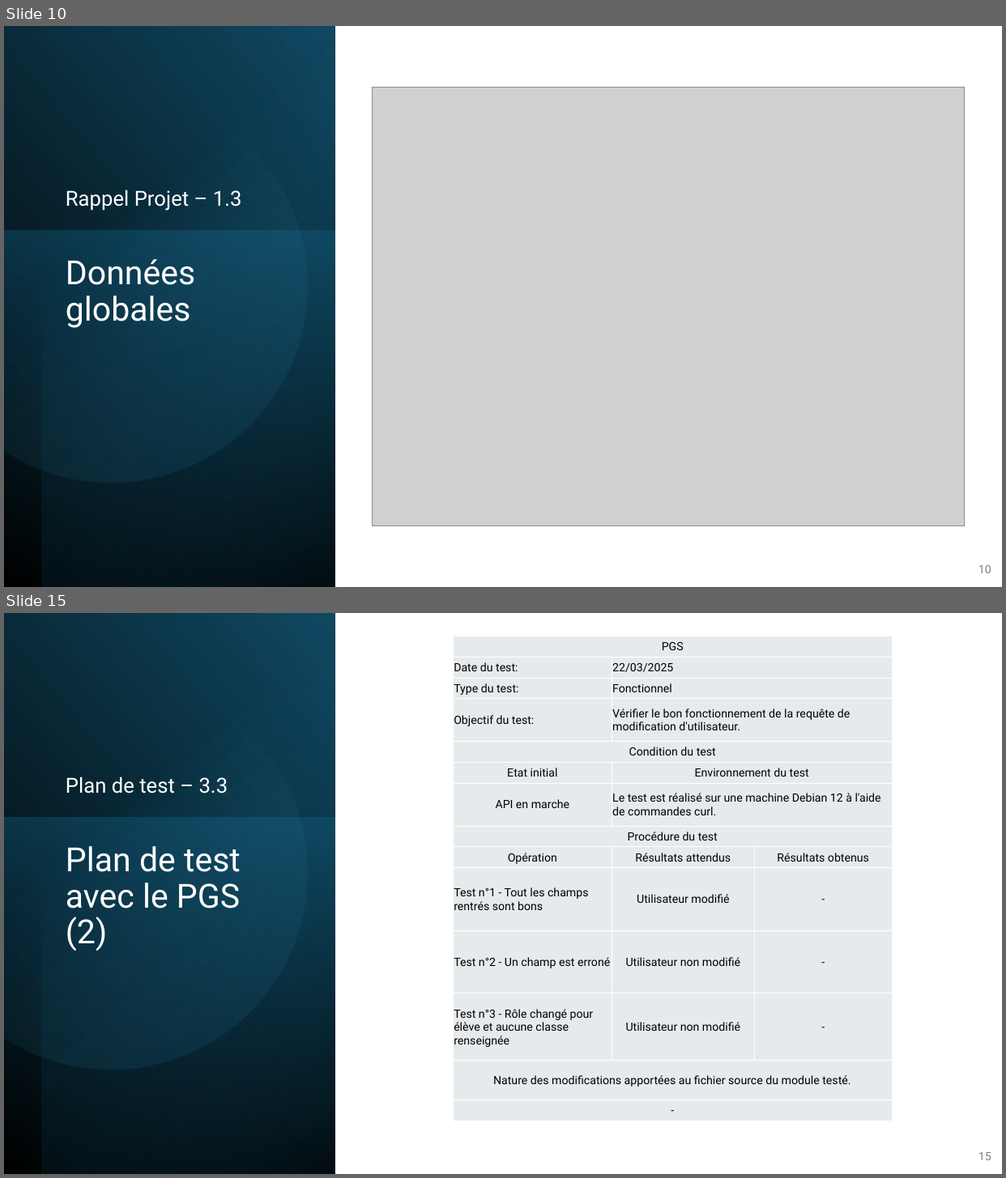
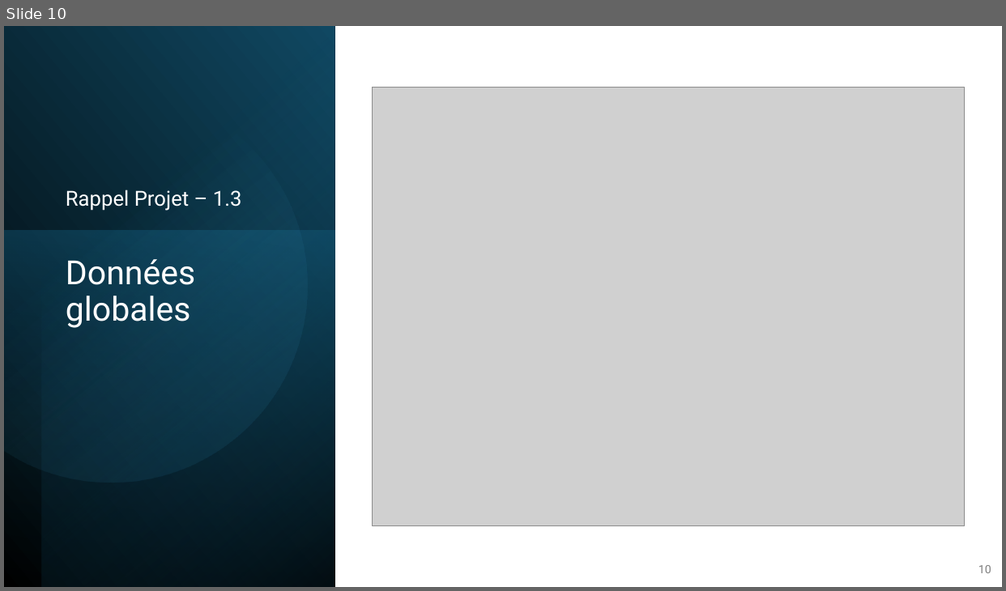
Before and after one commit to RobinMartineau/Acc-s-campus-, a slide deck: BDD/Présentation/BDD.pptx. Shown one above the other, each under a label of ours: slides 10 and 15 before the commit, slide 10 after it; the slides between them are not shown. The pictures are 1006x1178 and 1006x591 pixels, drawn with LibreOffice and Linux fonts; fonts in the diff are those of the drawing; grey boxes stand for pictures. Boxes give left, top, right and bottom in pixels: in the first picture for what was removed or moved away, otherwise in the second. Text is boxed around its words. In the diff, an @@ line names an element or a change of style, - is before the commit and + after.

Commit message:
modif diapo

```diff
--- a/BDD/Présentation/BDD.pptx
+++ b/BDD/Présentation/BDD.pptx
@@ slide 15 removed at box(4, 613, 1002, 1174), background #FFFFFF @@
@@ rectangle removed at box(4, 613, 335, 1174) @@
@@ rectangle removed at box(41, 613, 335, 1174) @@
@@ table removed at box(454, 636, 893, 1122), 14 rows, 3 columns @@
-PGS |  | 
-Date du test: | 22/03/2025 | 
-Type du test: | Fonctionnel | 
-Objectif du test: | Vérifier le bon fonctionnement de la requête de modification d'utilisateur. | 
-Condition du test |  | 
-Etat initial | Environnement du test | 
-API en marche | Le test est réalisé sur une machine Debian 12 à l'aide de commandes curl. | 
-Procédure du test |  | 
-Opération | Résultats attendus | Résultats obtenus
-Test n°1 - Tout les champs rentrés sont bons | Utilisateur modifié | -
-Test n°2 - Un champ est erroné | Utilisateur non modifié | -
-Test n°3 - Rôle changé pour élève et aucune classe renseignée | Utilisateur non modifié | -
-Nature des modifications apportées au fichier source du module testé. |  | 
-- |  | 
@@ freeform shape removed at box(4, 652, 343, 1105) @@
@@ text removed at box(66, 777, 228, 794) @@
-Plan de test – 3.3
@@ rectangle removed at box(4, 818, 335, 1174) @@
@@ title removed at box(66, 846, 241, 951) @@
-Plan de test avec le PGS
-(2)
@@ page number removed at box(978, 1152, 991, 1161) @@
-15
```
Also in this commit, not shown: 2 slides changed, 12 slides added, 22 other slides removed.
